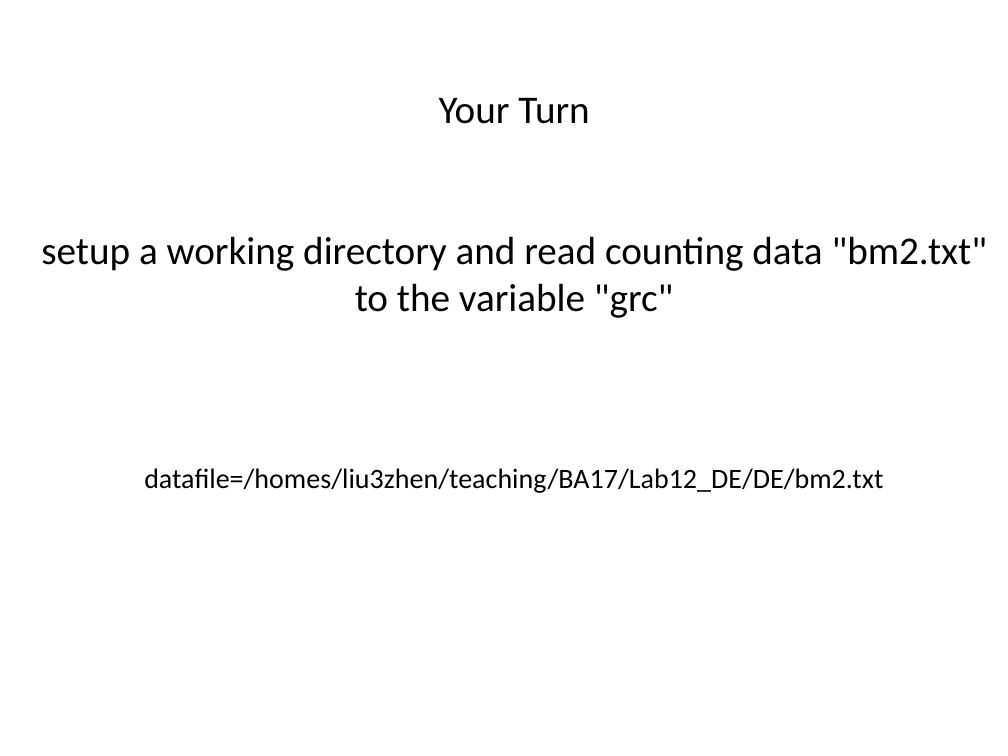
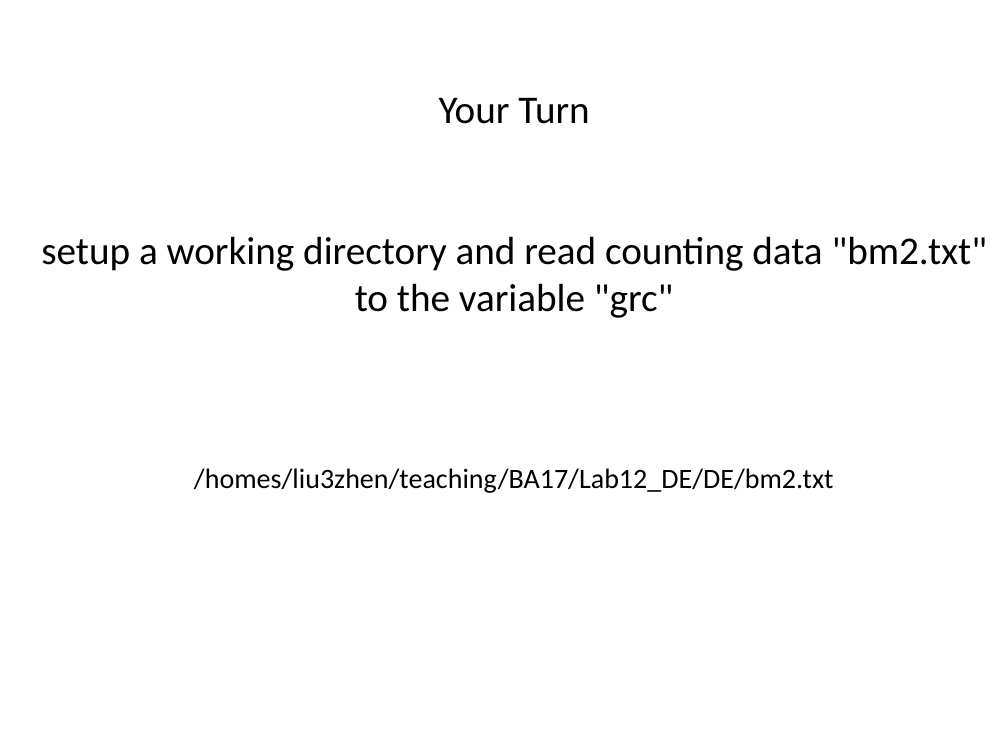
Before and after one commit to ravinpoudel/PLPTH813Bioinformatics, a slide deck: slide 13 of labs/lab12_DE.pptx. Drawn at 1008x756 pixels with LibreOffice and Linux fonts; fonts in the diff are those of the drawing. Boxes give left, top, right and bottom in pixels: in the first picture for what was removed or moved away, otherwise in the second. Text is boxed around its words. In the diff, an @@ line names an element or a change of style, - is before the commit and + after.

```diff
--- a/labs/lab12_DE.pptx
+++ b/labs/lab12_DE.pptx
@@ title at [41, 98, 987, 493]: text changed @@
-Your Turn
-setup a working directory and read counting data "bm2.txt" to the variable "grc"
-datafile=/homes/liu3zhen/teaching/BA17/Lab12_DE/DE/bm2.txt
+Your Turn
+setup a working directory and read counting data "bm2.txt" to the variable "grc"
+/homes/liu3zhen/teaching/BA17/Lab12_DE/DE/bm2.txt
```
Also in this commit, not shown: 3 other slides changed.
